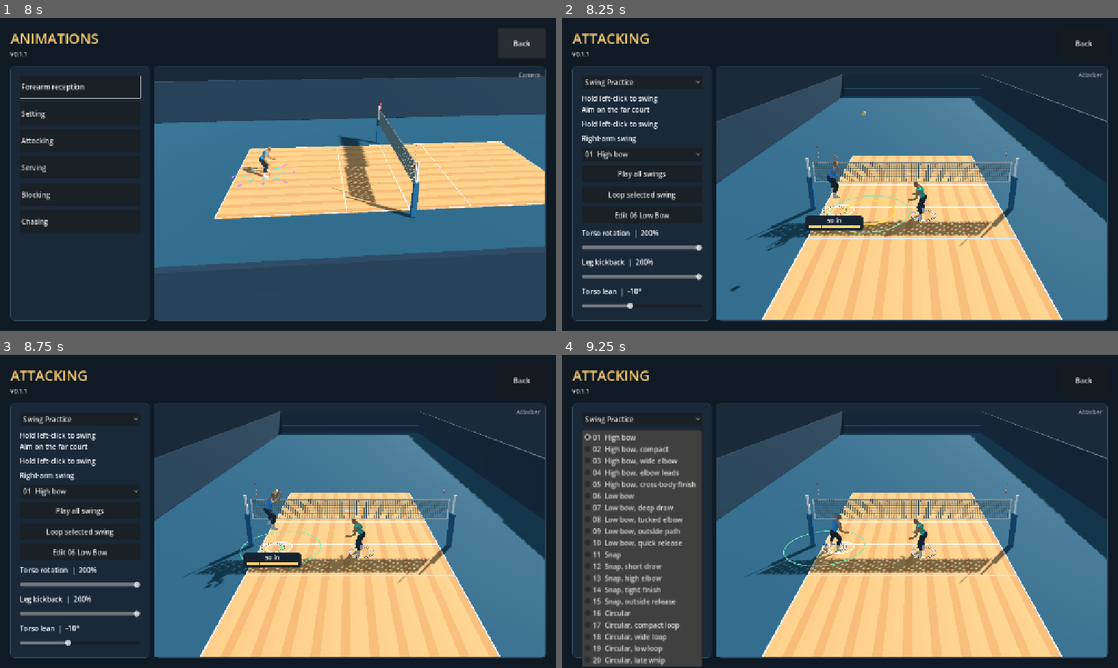
Above: before the commit, frames 1-4 (two rows, left to right).
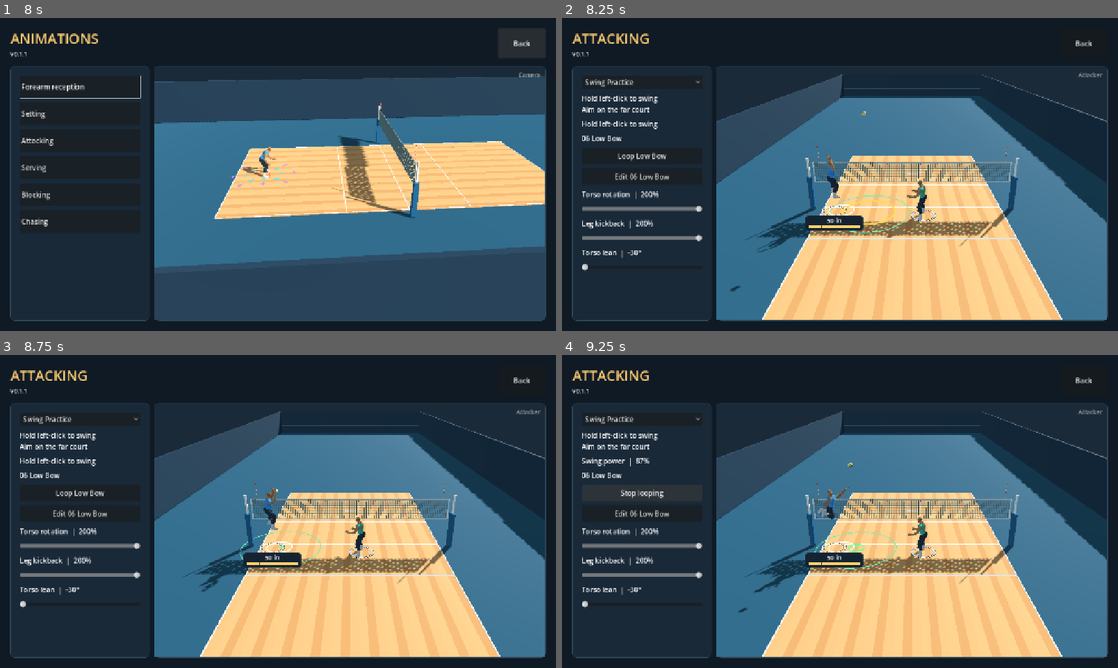
Above: after the commit, the same moments.

Repository: foreandr/volleyball
Game: Godot game, scene res://scenes/main.tscn
Two runs of this game, one before a commit and one after it. Both use one fixed random seed, a clock stepped at 60 frames per second and the inputs below.
Inputs (mouse positions are in pixels of both pictures, inside the frame that each line leads up to):
- Up to frame 1 (8 s): click "Story" at 0.5 s; click "New" at 1.25 s; click "Back" at 2 s; click "New" at 2.75 s; click "Save" at 3.5 s; click "Forearm reception" at 4.25 s; click "Play all" at 5 s; click "Next" at 5.75 s; click "Next" at 6.5 s; click "Back" at 7.25 s
- Up to frame 2 (8.25 s): click "Attacking" at 8 s
- Up to frame 3 (8.75 s): no input
- Up to frame 4 (9.25 s): click (639, 492) at 8.75 s, where only the run before the commit has a clickable "01 High bow"

Frame 1 is identical in both runs. In frame 2, 3.2% of the frame differs, in the area x 3-66%, y 37-93%; in frame 3, 3.2%; in frame 4, 16%, in the area x 3-66%, y 24-100%.

Commit message:
Keep Low Bow as the only attack swing and default lean to minus thirty

Diff:
--- a/scripts/attack_drill.gd
+++ b/scripts/attack_drill.gd
@@ -23,9 +23,7 @@
 const SWING_FOLLOW_TIME := 0.30
 var stage := Stage.SERVE
 var swing_practice := true
-var swing_variant := 0
 var swing_review := false
-var loop_selected_swing := false
 var torso_rotation_scale := 2.0
 var leg_kickback_scale := 2.0
 var swing_button_down := false
@@ -112,19 +110,10 @@
 	swing_button_down = false
 	reset_feed()
 
-func set_swing_review(enabled: bool, loop_selected := false) -> void:
+func set_swing_review(enabled: bool) -> void:
 	swing_review = enabled and swing_practice
-	loop_selected_swing = swing_review and loop_selected
-	if swing_review:
-		if not loop_selected_swing: swing_variant = 0
-		reset_feed()
+	if swing_review: reset_feed()
 	swing_review_changed.emit()
-
-func finish_swing_rep() -> void:
-	if swing_review and not loop_selected_swing:
-		swing_variant = (swing_variant+1)%SpikeArm.VARIANTS.size()
-		swing_review_changed.emit()
-	reset_feed()
 
 func start_swing_practice() -> void:
 	stage = Stage.SET
@@ -254,7 +243,7 @@
 			play_pin_ball(time,previous,delta)
 		Stage.HIT: play_spike(time)
 		Stage.MISS:
-			if time >= (0.26 if swing_practice else 0.85): finish_swing_rep()
+			if time >= (0.26 if swing_practice else 0.85): reset_feed()
 	if stage == Stage.SERVE or stage == Stage.SET: trace.check_contact(bump.contact_check)
 	if clock >= trace.next_sample: trace.sample(clock,trace_snapshot(clock-stage_start))
 
@@ -425,7 +414,7 @@
 	region.hide()
 	timing_cue.hide()
 	status.text = "Spike  |  %d%% power" % roundi(charge*100.0)
-	trace.write("spike",clock,{"point":swing_contact,"aim":swing_aim,"velocity":pass_motion,"power":charge,"swing":SpikeArm.VARIANTS[swing_variant][0],"palm_speed":swing_impact_speed,"peak_palm_speed":swing_hand_speed,"net":not swing_net_hit.is_empty()},true)
+	trace.write("spike",clock,{"point":swing_contact,"aim":swing_aim,"velocity":pass_motion,"power":charge,"swing":SpikeArm.SWING_NAME,"palm_speed":swing_impact_speed,"peak_palm_speed":swing_hand_speed,"net":not swing_net_hit.is_empty()},true)
 
 func play_spike(time: float) -> void:
 	var end := flight_end if swing_net_hit.is_empty() else float(swing_net_hit.end_time)
@@ -436,7 +425,7 @@
 		ball.position = flight_point(pass_origin,pass_motion,minf(time,end))
 	if time < SWING_FOLLOW_TIME:
 		pose_bow_draw(1.0-smoothstep(0.11,SWING_FOLLOW_TIME,time),swing_contact,1.0,smoothstep(0.0,0.16,time))
-	if time >= end+(0.22 if swing_practice else 0.48) and not jump.active: finish_swing_rep()
+	if time >= end+(0.22 if swing_practice else 0.48) and not jump.active: reset_feed()
 
 func pose_bow_draw(weight: float, contact: Vector3, extension := 0.0, follow := 0.0) -> void:
 	var rig: Skeleton3D = setter.skeleton
@@ -489,7 +478,7 @@
 	# Twist the ribcage around its own axis so the lean stays independent.
 	var chest_axis: Vector3 = (author.point(pose,"neck_01")-author.point(pose,"spine_03")).normalized()
 	author.rotate_world(pose,"spine_03",chest_axis,clampf(turn*rotation_weight,-1.45,1.45))
-	SpikeArm.apply(pose,author,swing_variant,ball_target,weight,extension,follow,power)
+	SpikeArm.apply(pose,author,ball_target,weight,extension,follow)
 	var left_shoulder: Vector3 = author.point(pose,"upperarm_l")
 	var guide_drop := 0.78*smoothstep(0.07,1.0,extension)+0.22*follow
 	var guide_hand := left_shoulder+Vector3(0.06,0.43,0.64).lerp(Vector3(0.12,-0.46,0.12),guide_drop)
--- a/scripts/setting_drill.gd
+++ b/scripts/setting_drill.gd
@@ -73,7 +73,7 @@
 var trace := Trace.new()
 var trace_input := Vector2.ZERO
 var trace_sprint := false
-var torso_lean_degrees := -10.0
+var torso_lean_degrees := -30.0
 var torso_before_lean := {}
 var trace_move_scale := 1.0
 
--- a/scripts/spike_arm_swing.gd
+++ b/scripts/spike_arm_swing.gd
@@ -1,55 +1,20 @@
 extends RefCounted
 
-# Name, wrist at full draw, elbow pole, wrist arc, follow-through, extension delay.
-const VARIANTS := [
-	["High bow", Vector3(0.04,0.34,-0.15), Vector3(-0.85,0.52,-0.74), Vector3(-0.06,0.13,-0.05), Vector3(0.28,-0.28,0.43), 1.25],
-	["High bow, compact", Vector3(0.09,0.26,-0.12), Vector3(-0.95,0.57,-0.51), Vector3(0.04,0.16,-0.10), Vector3(0.24,-0.26,0.40), 1.65],
-	["High bow, wide elbow", Vector3(-0.04,0.31,-0.17), Vector3(-1.20,0.46,-0.52), Vector3(-0.18,0.12,0.02), Vector3(0.40,-0.31,0.37), 1.45],
-	["High bow, elbow leads", Vector3(0.09,0.30,-0.20), Vector3(-0.52,0.71,-0.74), Vector3(0.07,0.14,-0.14), Vector3(0.30,-0.38,0.32), 1.85],
-	["High bow, cross-body finish", Vector3(0.07,0.33,-0.14), Vector3(-0.85,0.58,-0.60), Vector3(-0.02,0.15,-0.04), Vector3(0.53,-0.27,0.27), 1.35],
-	["Low bow", Vector3(0.15,0.05,-0.12), Vector3(-1.0,0.16,-0.84), Vector3(-0.05,0.09,-0.10), Vector3(0.24,-0.35,0.42), 1.35],
-	["Low bow, deep draw", Vector3(0.02,0.19,-0.29), Vector3(-0.80,0.19,-1.00), Vector3(-0.09,0.10,-0.16), Vector3(0.27,-0.33,0.45), 1.55],
-	["Low bow, tucked elbow", Vector3(0.12,0.17,-0.17), Vector3(-0.64,0.22,-0.83), Vector3(0.06,0.12,-0.13), Vector3(0.34,-0.39,0.34), 1.70],
-	["Low bow, outside path", Vector3(-0.13,0.20,-0.20), Vector3(-1.10,0.16,-0.65), Vector3(-0.16,0.10,-0.04), Vector3(0.12,-0.38,0.50), 1.30],
-	["Low bow, quick release", Vector3(0.05,0.22,-0.16), Vector3(-0.86,0.28,-0.78), Vector3(-0.02,0.08,-0.08), Vector3(0.30,-0.34,0.40), 1.08],
-	["Snap", Vector3(0.07,0.09,-0.15), Vector3(-0.98,0.10,-0.58), Vector3(0.04,0.07,-0.14), Vector3(0.30,-0.44,0.37), 1.72],
-	["Snap, short draw", Vector3(0.10,0.10,-0.07), Vector3(-1.0,0.12,-0.53), Vector3(0.02,0.08,-0.10), Vector3(0.21,-0.43,0.42), 1.92],
-	["Snap, high elbow", Vector3(0.08,0.11,-0.13), Vector3(-0.82,0.60,-0.70), Vector3(0.02,0.04,-0.17), Vector3(0.35,-0.42,0.35), 1.72],
-	["Snap, tight finish", Vector3(0.14,0.14,-0.09), Vector3(-0.76,0.30,-0.68), Vector3(0.02,0.12,-0.14), Vector3(0.31,-0.37,0.20), 1.88],
-	["Snap, outside release", Vector3(-0.08,0.10,-0.12), Vector3(-1.14,0.12,-0.58), Vector3(-0.14,0.08,-0.12), Vector3(0.13,-0.46,0.36), 1.54],
-	["Circular", Vector3(-0.06,-0.02,-0.23), Vector3(-0.87,0.05,-0.66), Vector3(-0.19,-0.10,-0.12), Vector3(0.27,-0.46,0.41), 1.30],
-	["Circular, compact loop", Vector3(0.02,0.04,-0.17), Vector3(-0.79,0.12,-0.76), Vector3(-0.11,-0.06,-0.12), Vector3(0.28,-0.43,0.29), 1.49],
-	["Circular, wide loop", Vector3(-0.16,-0.05,-0.25), Vector3(-1.16,0.02,-0.64), Vector3(-0.24,-0.09,-0.07), Vector3(0.33,-0.44,0.48), 1.24],
-	["Circular, low loop", Vector3(-0.04,-0.14,-0.26), Vector3(-0.90,-0.16,-0.76), Vector3(-0.14,-0.17,-0.14), Vector3(0.26,-0.50,0.38), 1.31],
-	["Circular, late whip", Vector3(0.03,0.02,-0.22), Vector3(-0.79,0.16,-0.87), Vector3(-0.12,-0.10,-0.18), Vector3(0.44,-0.39,0.33), 1.78],
-]
+const SWING_NAME := "06 Low Bow"
 
-static func apply(pose: Array, author: RefCounted, index: int, ball: Vector3, weight: float, extension: float, follow: float, charge: float) -> void:
-	var variant: Array = VARIANTS[index]
+static func apply(pose: Array, author: RefCounted, ball: Vector3, weight: float, extension: float, follow: float) -> void:
 	var shoulder: Vector3 = author.point(pose,"upperarm_r")
-	var draw: Vector3 = variant[1]
-	var pole: Vector3 = variant[2]
-	var arc: Vector3 = variant[3]
-	var through: Vector3 = variant[4]
-	var delay: float = variant[5]
-	if index == 5:
-		draw = Vector3(0.04,0.40,0.08).lerp(draw,smoothstep(0.25,1.0,weight))
-	if index >= 15:
-		# Lead into the loop during the charge instead of locking the wrist in a high draw.
-		draw += arc*lerpf(-0.42,0.34,charge)
+	var draw := Vector3(0.04,0.40,0.08).lerp(Vector3(0.15,0.05,-0.12),smoothstep(0.25,1.0,weight))
 	var wrist_target := ball-(ball-shoulder).normalized()*0.06
-	var reach := pow(extension,delay)
-	var arc_offset := arc*sin(PI*extension)
-	var target := (shoulder+draw).lerp(wrist_target,reach)+arc_offset
+	var target := (shoulder+draw).lerp(wrist_target,pow(extension,1.35))
+	target += Vector3(-0.05,0.09,-0.10)*sin(PI*extension)
 	var finish := smoothstep(0.20,1.0,follow)
-	target = target.lerp(shoulder+through,finish)
-	var elbow_pole := pole.lerp(Vector3(-0.75,0.38,-0.28),smoothstep(0.62,1.0,extension))
+	target = target.lerp(shoulder+Vector3(0.24,-0.35,0.42),finish)
+	var elbow_pole := Vector3(-1.0,0.16,-0.84).lerp(Vector3(-0.75,0.38,-0.28),smoothstep(0.62,1.0,extension))
 	var elbow_limit := lerpf(112.0,172.0,smoothstep(0.29,0.98,extension))
 	elbow_limit = lerpf(elbow_limit,145.0,finish)
 	author.limb(pose,"upperarm_r","lowerarm_r","hand_r",target,elbow_pole,weight,elbow_limit)
-
-	if index == 5:
-		drop_low_bow_elbow(pose,author,smoothstep(0.30,1.0,weight)*(1.0-smoothstep(0.04,0.60,extension)))
+	drop_low_bow_elbow(pose,author,smoothstep(0.30,1.0,weight)*(1.0-smoothstep(0.04,0.60,extension)))
 
 static func drop_low_bow_elbow(pose: Array, author: RefCounted, weight: float) -> void:
 	if weight <= 0.0: return
--- a/scripts/story_animations.gd
+++ b/scripts/story_animations.gd
@@ -345,7 +345,7 @@
 	setting_drill.configure(preview_player,drill_status,modes.selected == 1,build_label)
 	if attack:
 		setting_drill.bump.set_custom_backward(load_custom_backward_clip())
-		add_spike_swing_picker()
+		add_low_bow_controls()
 		add_attack_pose_slider("Torso rotation","TorsoRotation",50,setting_drill.torso_rotation_scale,
 			func(value: float): setting_drill.torso_rotation_scale = value)
 		add_attack_pose_slider("Leg kickback","LegKickback",0,setting_drill.leg_kickback_scale,
@@ -353,33 +353,17 @@
 	add_torso_lean_slider()
 	preview.grab_focus()
 
-func add_spike_swing_picker() -> void:
-	content.add_child(label("Right-arm swing",16))
-	var picker := OptionButton.new()
-	picker.name = "SpikeSwing"
-	for index in setting_drill.SpikeArm.VARIANTS.size():
-		picker.add_item("%02d  %s" % [index+1,setting_drill.SpikeArm.VARIANTS[index][0]])
-	picker.item_selected.connect(func(index: int):
-		setting_drill.swing_variant = index
-		if setting_drill.swing_review: setting_drill.set_swing_review(true,true)
+func add_low_bow_controls() -> void:
+	content.add_child(label(setting_drill.SpikeArm.SWING_NAME,16))
+	var loop := button("Loop Low Bow",func():
+		setting_drill.set_swing_review(not setting_drill.swing_review)
 		preview.grab_focus())
-	content.add_child(picker)
-	var play_all := button("Play all swings",func():
-		setting_drill.set_swing_review(not setting_drill.swing_review or setting_drill.loop_selected_swing)
-		preview.grab_focus())
-	play_all.name = "PlayAllSwings"
-	var loop_selected := button("Loop selected swing",func():
-		setting_drill.set_swing_review(not setting_drill.loop_selected_swing,true)
-		preview.grab_focus())
-	loop_selected.name = "LoopSelectedSwing"
+	loop.name = "LoopLowBow"
 	setting_drill.swing_review_changed.connect(func():
-		picker.select(setting_drill.swing_variant)
-		play_all.disabled = not setting_drill.swing_practice
-		play_all.text = "Stop swing review" if setting_drill.swing_review and not setting_drill.loop_selected_swing else "Play all swings"
-		loop_selected.disabled = not setting_drill.swing_practice
-		loop_selected.text = "Stop looping swing" if setting_drill.loop_selected_swing else "Loop selected swing")
-	content.add_child(play_all)
-	content.add_child(loop_selected)
+		loop.disabled = not setting_drill.swing_practice
+		loop.text = "Stop looping" if setting_drill.swing_review else "Loop Low Bow")
+	loop.disabled = not setting_drill.swing_practice
+	content.add_child(loop)
 	content.add_child(button("Edit 06 Low Bow",open_low_bow_editor))
 
 func add_torso_lean_slider() -> void:
@@ -950,7 +934,6 @@
 func bake_low_bow_starter() -> Animation:
 	var drill = setting_drill
 	drill.set_swing_practice(true)
-	drill.swing_variant = 5
 	drill.aim_swing(Vector3(2.0,0.0,10.5))
 	drill.swing_input(true)
 	var start := preview_player.position
